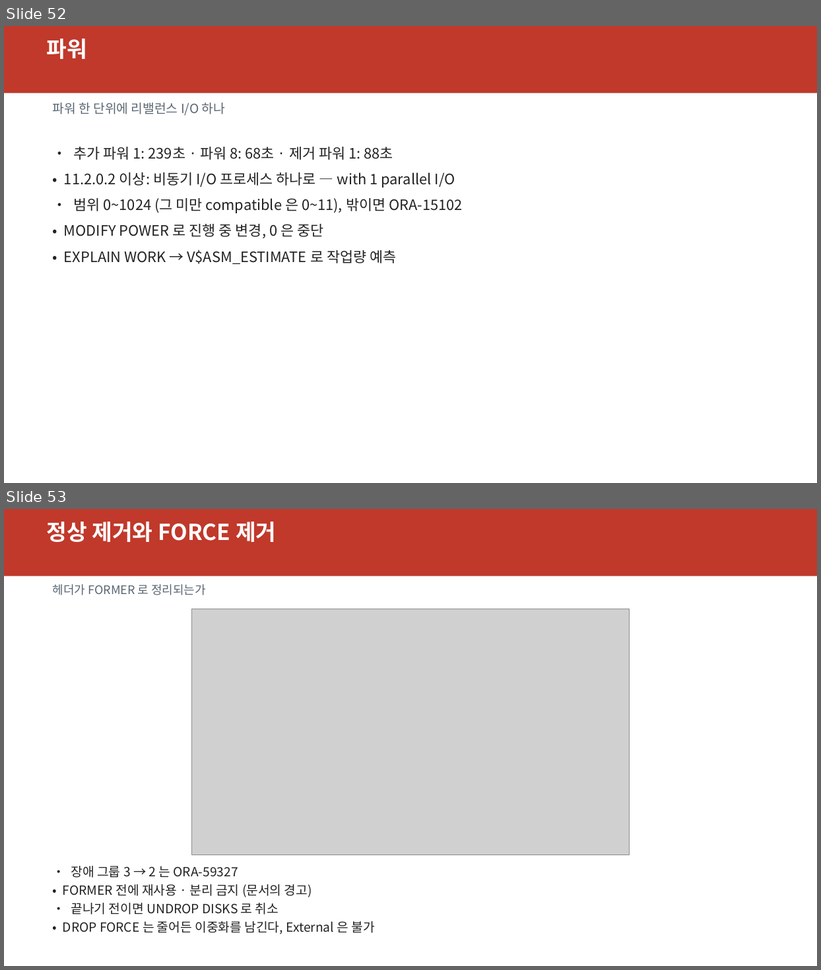
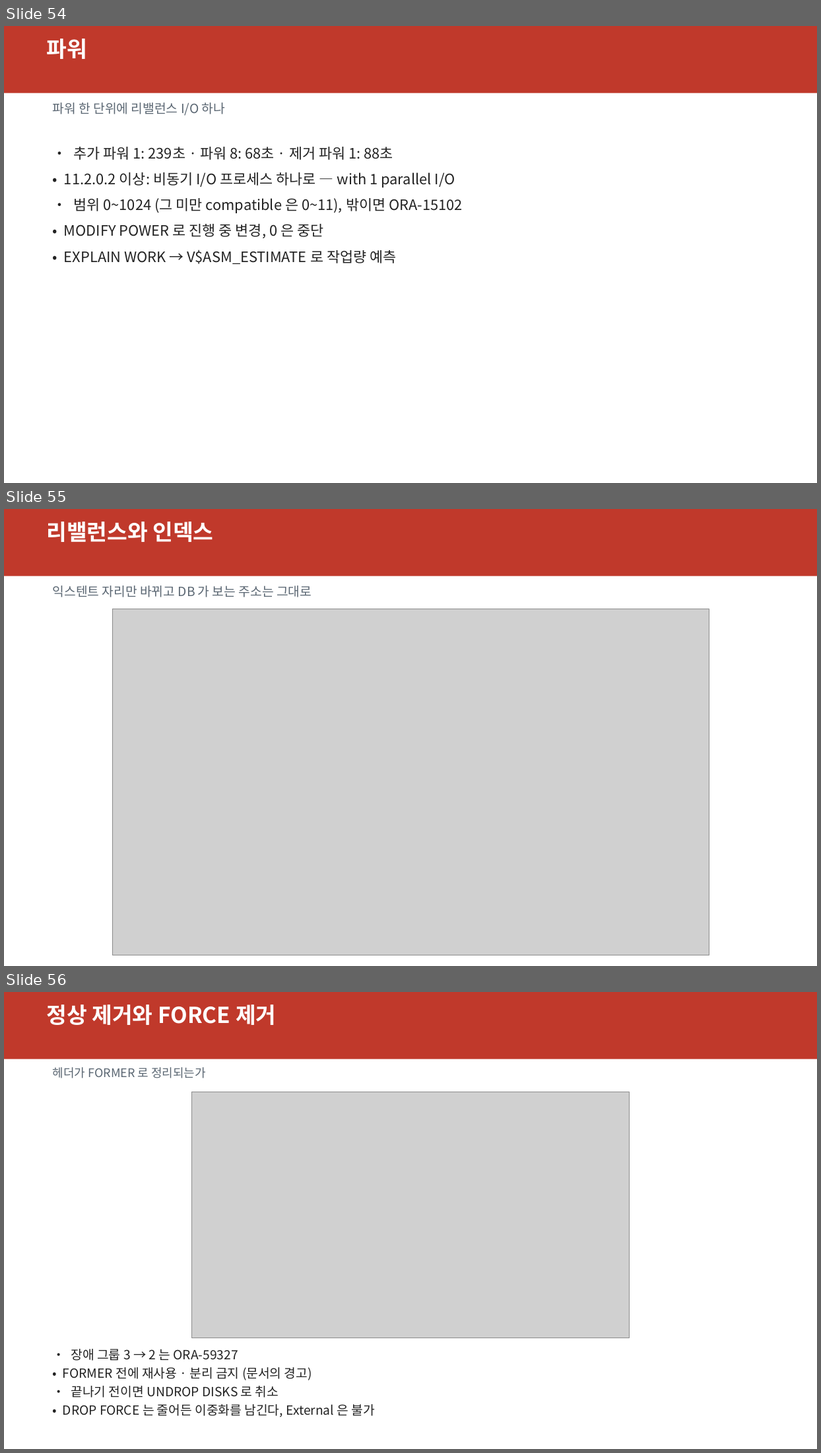
Before and after one commit to elpisk/OracleManual, a slide deck: RAC/5일과정/아키텍처/ASM19c_기술아키텍처.pptx. Shown one above the other, each under a label of ours: slides 52 and 53 before the commit, slides 54, 55 and 56 after it. The pictures are 821x970 and 821x1453 pixels, drawn with LibreOffice and Linux fonts; fonts in the diff are those of the drawing; grey boxes stand for pictures. Boxes give left, top, right and bottom in pixels: in the first picture for what was removed or moved away, otherwise in the second. Text is boxed around its words. In the diff, an @@ line names an element or a change of style, - is before the commit and + after.

```diff
--- a/RAC/5일과정/아키텍처/ASM19c_기술아키텍처.pptx
+++ b/RAC/5일과정/아키텍처/ASM19c_기술아키텍처.pptx
@@ slide 55 added at [4,509,817,966], background #FFFFFF @@
@@ rectangle added at [4,509,817,576], fill #C0392B @@
@@ text added at [46,522,214,542], 26 pt, text #FFFFFF, bold @@
+리밸런스와 인덱스
@@ text added at [53,586,312,597], 15 pt, text #5A6672 @@
+익스텐트 자리만 바뀌고 DB 가 보는 주소는 그대로
@@ picture added at [112,609,708,956] @@
@@ what was slide 52 is now slide 54 @@
@@ what was slide 53 is now slide 56 @@
```
Also in this commit, not shown: 2 slides changed, 3 other slides added, 1 slide removed, 5 other files.
